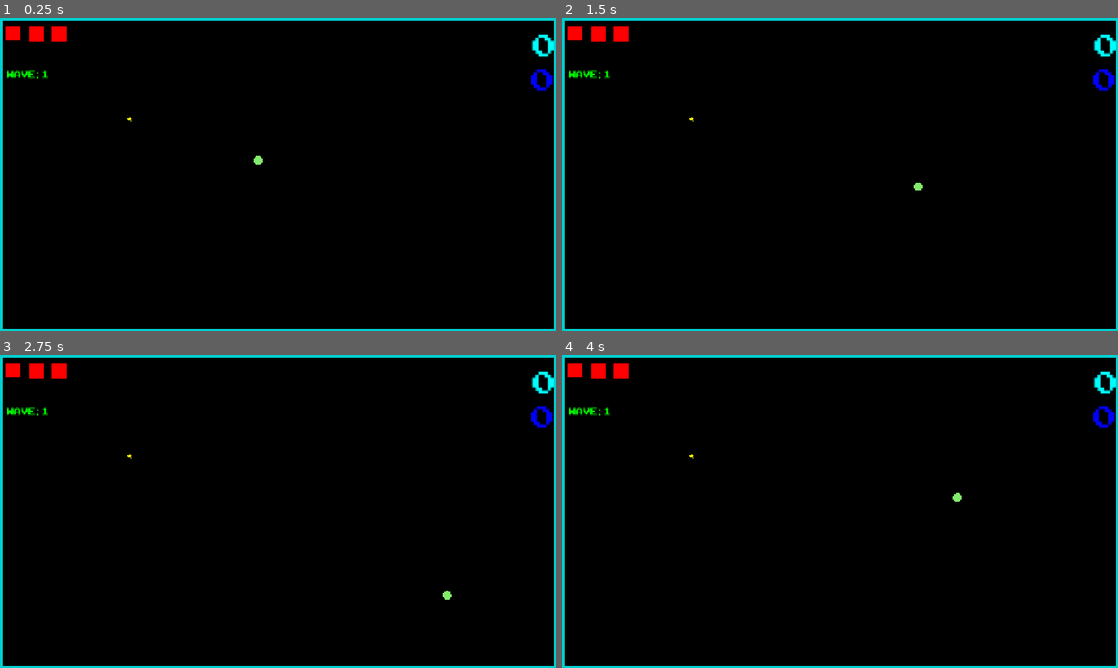
Above: before the commit, frames 1-4 (two rows, left to right).
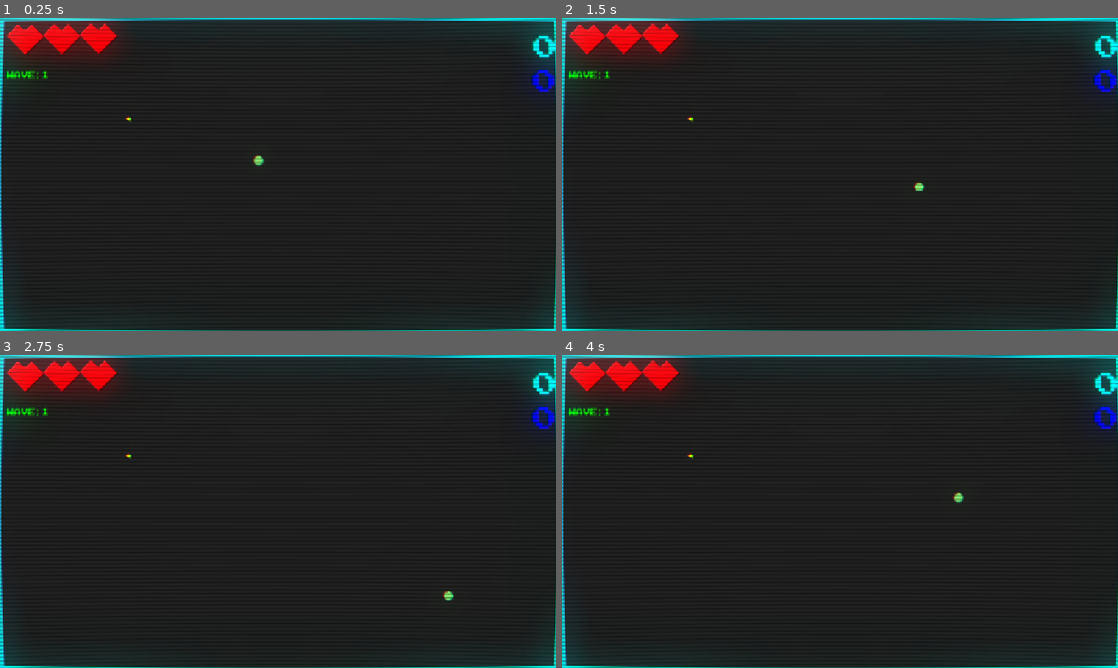
Above: after the commit, the same moments.

Repository: ktosox/GWJ80
Game: Godot game, scene res://level/test_level.tscn
Two runs of this game, one before a commit and one after it. Both use one fixed random seed, a clock stepped at 60 frames per second and the inputs below.
Inputs:
- Up to frame 1 (0.25 s): no input
- Up to frame 2 (1.5 s): tap Enter (ui_accept) at 0.5, 0.77 s; hold D (right) 0.53-1.28 s; hold Down (down) from 1.28 s (still down)
- Up to frame 3 (2.75 s): tap Enter (ui_accept) at 1.52 s; release Down (down) at 2.03 s; hold D (right) from 2.03 s (still down)
- Up to frame 4 (4 s): release D (right) at 2.78 s; hold W (up) 2.78-3.53 s; tap Enter (ui_accept) at 3.02, 3.77 s; hold A (left) from 3.53 s (still down)

The runs differ from the first frame. In frame 1, 85% of the frame differs, in the area x 0-100%, y 0-100%; in frame 2, 85%; in frame 3, 85%; in frame 4, 85%.

Commit message:
added a retro arcade screen shader
also implemented hearts into UI, cause they were there but not implemented

Diff:
--- a/Game/UI/health_bar.gd
+++ b/Game/UI/health_bar.gd
@@ -11,6 +11,7 @@
 
 # Called every frame. 'delta' is the elapsed time since the previous frame.
 func update_health(new_health : int):
+	$TextureProgressBar.value = new_health
 	if new_health < heartNodes.size():
 		for i in range(heartNodes.size() - new_health):
 			heartNodes[(heartNodes.size() - i) - 1].self_modulate = Color(0.5, 0.5, 0.5)
--- /dev/null
+++ b/Game/UI/screen_shader.gdshader
@@ -0,0 +1,47 @@
+//---CRT Shader---
+shader_type canvas_item;
+
+uniform float scanline_count : hint_range(0, 1800) = 200.0;
+
+uniform vec3 color_offset ;
+
+uniform float x_scale_rate = 1.1;
+
+uniform float zoom_in = 2.0;
+
+uniform sampler2D SCREEN_TEXTURE : hint_screen_texture,filter_linear_mipmap;
+
+vec2 uv_curve(vec2 uv)
+{
+
+	uv = (uv - 0.5) * zoom_in;
+
+	//You can modify the numbers and try different values
+	uv.x *= 1.0 + pow(abs(uv.y) / 3.0, 2.0);
+	uv.y *= 1.0 + pow(abs(uv.x) / 3.0, 2.0);
+
+	//The scale part (you can delete it when you want)
+	uv /= x_scale_rate;
+
+	uv = (uv/2.0) + 0.5;
+	return uv;
+}
+
+
+void fragment()
+{
+
+	//You can modify the *3.0, *-3.0 for a bigger or smaller
+	float r = texture(SCREEN_TEXTURE, uv_curve(SCREEN_UV) + vec2(SCREEN_PIXEL_SIZE.x*color_offset.r), 0.0).r;
+	float g = texture(SCREEN_TEXTURE, uv_curve(SCREEN_UV) + vec2(SCREEN_PIXEL_SIZE.x*color_offset.g), 0.0).g;
+	float b = texture(SCREEN_TEXTURE, uv_curve(SCREEN_UV) + vec2(SCREEN_PIXEL_SIZE.x*color_offset.b), 0.0).b;
+
+
+	//If you dont want scanlines you can just delete this part
+	float s = sin(uv_curve(SCREEN_UV).y * scanline_count * PI * 2.0);
+	s = (s * 0.5 + 0.5) * 0.9 + 0.1;
+	vec4 scan_line = vec4(vec3(pow(s, 0.25)), 1.0);
+
+
+	COLOR = vec4(r, g, b, 1.0) * scan_line;
+}
--- a/Game/UI/ui.tscn
+++ b/Game/UI/ui.tscn
@@ -1,13 +1,35 @@
-[gd_scene load_steps=7 format=3 uid="uid://b2ov3q3k3dvys"]
+[gd_scene load_steps=11 format=3 uid="uid://b2ov3q3k3dvys"]
 
 [ext_resource type="Script" uid="uid://cgur0gurwjr7a" path="res://UI/health_label.gd" id="1_e6gg6"]
 [ext_resource type="FontFile" uid="uid://kia36owq73kx" path="res://ARCADECLASSIC.TTF" id="1_hat8c"]
 [ext_resource type="Script" uid="uid://hns0uj4tspbi" path="res://UI/high_score_label.gd" id="2_hat8c"]
 [ext_resource type="Script" uid="uid://0bmc5q4p38yj" path="res://UI/score_label.gd" id="3_3sbvi"]
 [ext_resource type="Script" uid="uid://dl1yyqk770ci1" path="res://UI/health_bar.gd" id="5_nm1m0"]
+[ext_resource type="Texture2D" uid="uid://cuomappdojdaw" path="res://UI/hearts.png" id="7_4fiuh"]
 [ext_resource type="Texture2D" uid="uid://c6whu1ryhn42r" path="res://shapes/fixed square.png" id="7_c7tqi"]
+[ext_resource type="Shader" uid="uid://dcu3mpmaqkp33" path="res://UI/screen_shader.gdshader" id="7_cbfhl"]
+
+[sub_resource type="Environment" id="Environment_c7tqi"]
+background_mode = 3
+background_canvas_max_layer = 1
+glow_enabled = true
+glow_intensity = 1.2
+glow_bloom = 0.6
+glow_hdr_threshold = 0.8
+glow_hdr_scale = 4.0
+
+[sub_resource type="ShaderMaterial" id="ShaderMaterial_kopq5"]
+resource_local_to_scene = true
+shader = ExtResource("7_cbfhl")
+shader_parameter/scanline_count = 200.0
+shader_parameter/color_offset = Vector3(0.43, -0.62, -0.885)
+shader_parameter/x_scale_rate = 0.325
+shader_parameter/zoom_in = 0.645
 
 [node name="UI" type="CanvasLayer"]
+
+[node name="WorldEnvironment" type="WorldEnvironment" parent="."]
+environment = SubResource("Environment_c7tqi")
 
 [node name="Layout" type="Control" parent="."]
 layout_mode = 3
@@ -76,19 +98,44 @@
 heartNodes = [NodePath("FixedSquare"), NodePath("FixedSquare2"), NodePath("FixedSquare3")]
 
 [node name="FixedSquare" type="Sprite2D" parent="Layout/healthBar"]
+visible = false
 self_modulate = Color(1, 0, 0, 1)
 position = Vector2(57.0755, 66.5094)
 scale = Vector2(0.0632075, 0.0632075)
 texture = ExtResource("7_c7tqi")
 
 [node name="FixedSquare2" type="Sprite2D" parent="Layout/healthBar"]
+visible = false
 self_modulate = Color(1, 0, 0, 1)
 position = Vector2(157, 67.5)
 scale = Vector2(0.063, 0.063)
 texture = ExtResource("7_c7tqi")
 
 [node name="FixedSquare3" type="Sprite2D" parent="Layout/healthBar"]
+visible = false
 self_modulate = Color(1, 0, 0, 1)
 position = Vector2(257, 67.5)
 scale = Vector2(0.065, 0.065)
 texture = ExtResource("7_c7tqi")
+
+[node name="TextureProgressBar" type="TextureProgressBar" parent="Layout/healthBar"]
+texture_filter = 1
+layout_mode = 0
+offset_left = 30.1887
+offset_top = 26.4151
+offset_right = 506.189
+offset_bottom = 155.415
+max_value = 3.0
+value = 3.0
+texture_under = ExtResource("7_4fiuh")
+texture_progress = ExtResource("7_4fiuh")
+tint_under = Color(0.144063, 0.144063, 0.144063, 1)
+
+[node name="ScreenShader" type="ColorRect" parent="."]
+material = SubResource("ShaderMaterial_kopq5")
+anchors_preset = 15
+anchor_right = 1.0
+anchor_bottom = 1.0
+grow_horizontal = 2
+grow_vertical = 2
+mouse_filter = 2
--- a/Game/level/test_level.tscn
+++ b/Game/level/test_level.tscn
@@ -74,6 +74,7 @@
 autostart = true
 
 [node name="FixedSquare" type="Sprite2D" parent="."]
+visible = false
 self_modulate = Color(0, 0, 0, 1)
 z_index = -10
 position = Vector2(547, 293)
--- a/Game/project.godot
+++ b/Game/project.godot
@@ -78,3 +78,4 @@
 
 renderer/rendering_method="gl_compatibility"
 renderer/rendering_method.mobile="gl_compatibility"
+environment/defaults/default_clear_color=Color(0.0962047, 0.0962048, 0.0962047, 1)
Binary file added: Game/UI/hearts.png
Not shown, added: Game/UI/hearts.png.import
Not shown, added: Game/UI/screen_shader.gdshader.uid
Not shown, added: Game/UI/heart.kra-autosave.kra
